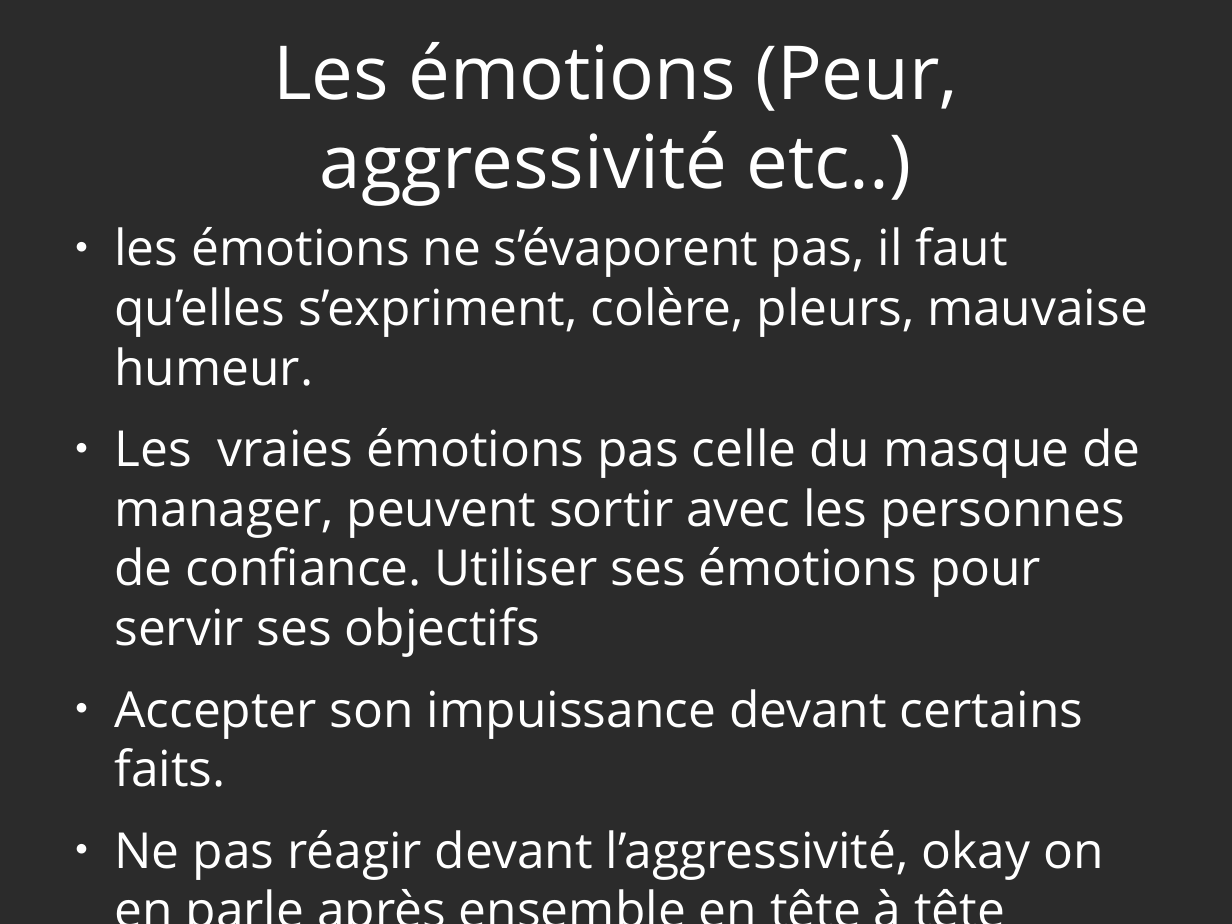
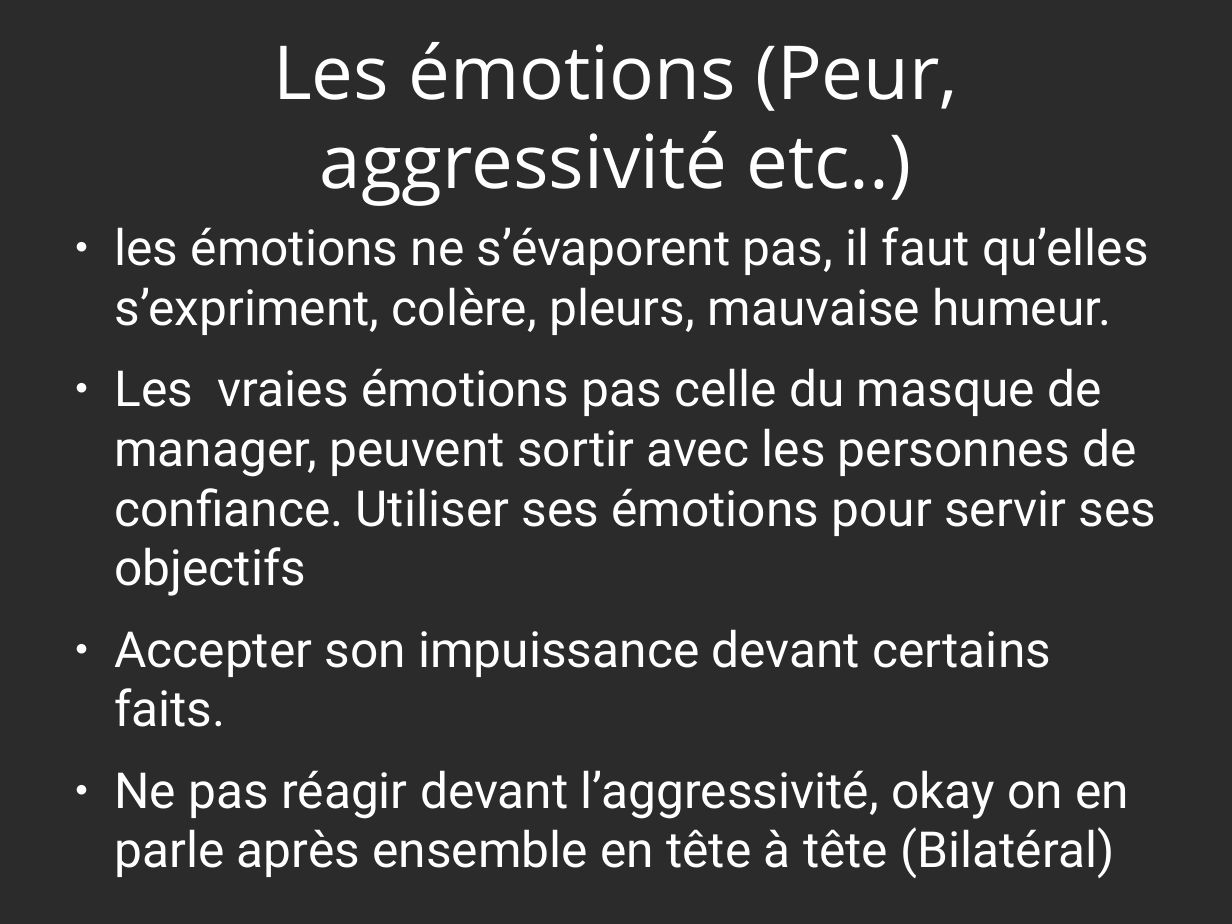
Before and after one commit to heylve/current, a slide deck: slide 15 of admin_perso/germe_formation.odp. Drawn at 1232x924 pixels with LibreOffice and Linux fonts; fonts in the diff are those of the drawing; background and template pictures are left out; a plain dark background stands for a picture behind light text. Boxes give left, top, right and bottom in pixels: in the first picture for what was removed or moved away, otherwise in the second. Text is boxed around its words. In the diff, an @@ line names an element or a change of style, - is before the commit and + after.

```diff
--- a/admin_perso/germe_formation.odp
+++ b/admin_perso/germe_formation.odp
@@ text "les émotions ne s’évaporent pas, ..." at box(114, 227, 1157, 878): font Open Sans to Roboto @@
```
Also in this commit, not shown: 15 other slides changed, 21 slides added, 2 other files.
